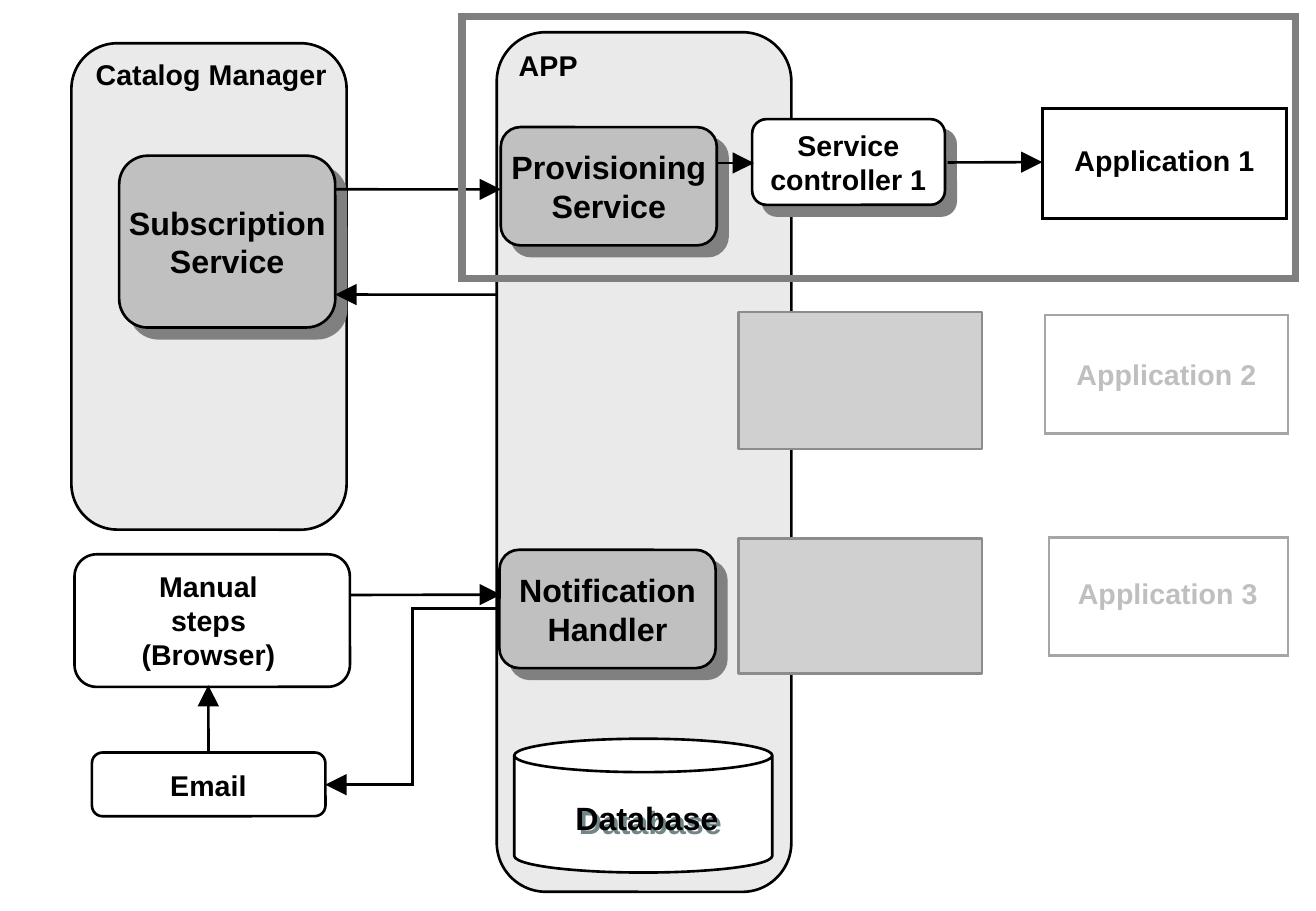
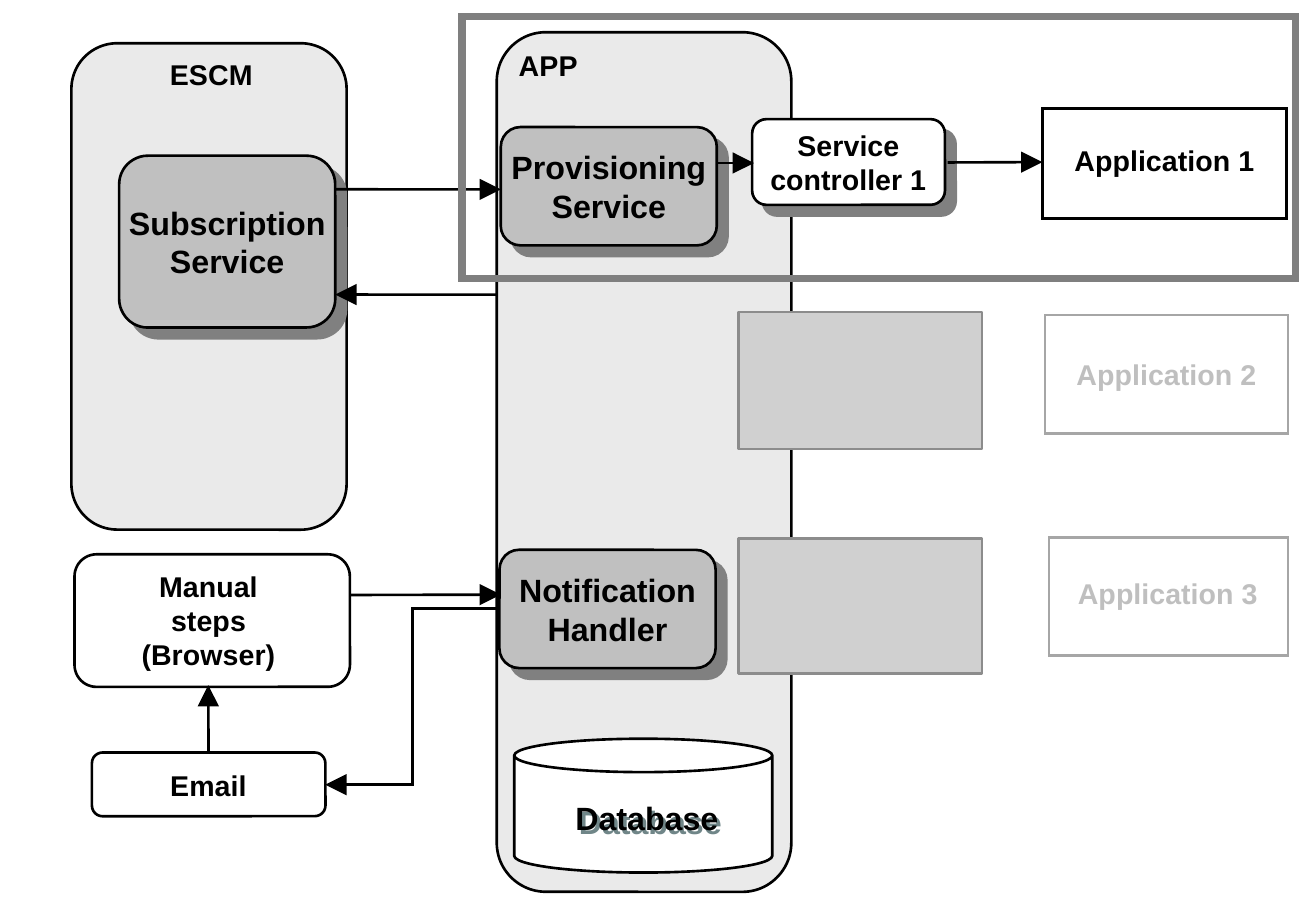
Before and after one commit to servicecatalog/documentation, a slide deck: slide 1 of Development/DocSources/en/APPInt/_images/IntegrationAPP.ppt. Drawn at 1316x911 pixels with LibreOffice and Linux fonts; fonts in the diff are those of the drawing; grey boxes stand for pictures. Boxes give left, top, right and bottom in pixels: in the first picture for what was removed or moved away, otherwise in the second. Text is boxed around its words. In the diff, an @@ line names an element or a change of style, - is before the commit and + after.

Commit message:
Remove Catalog Manager from pictures

```diff
--- a/Development/DocSources/en/APPInt/_images/IntegrationAPP.ppt
+++ b/Development/DocSources/en/APPInt/_images/IntegrationAPP.ppt
@@ text at (x1=170, y1=65, x2=253, y2=86): text changed @@
-Catalog Manager
+ESCM
```
Also in this commit, not shown: 1 slide added, 17 other files.
